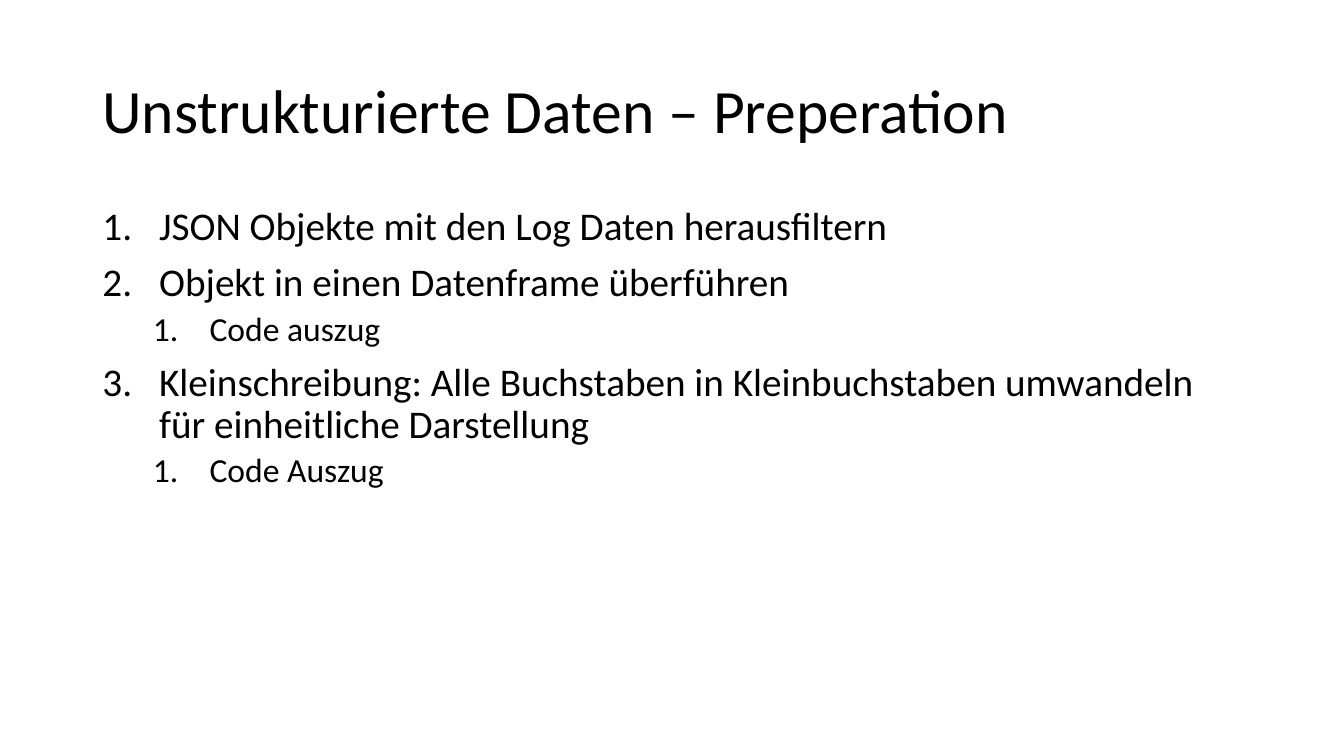
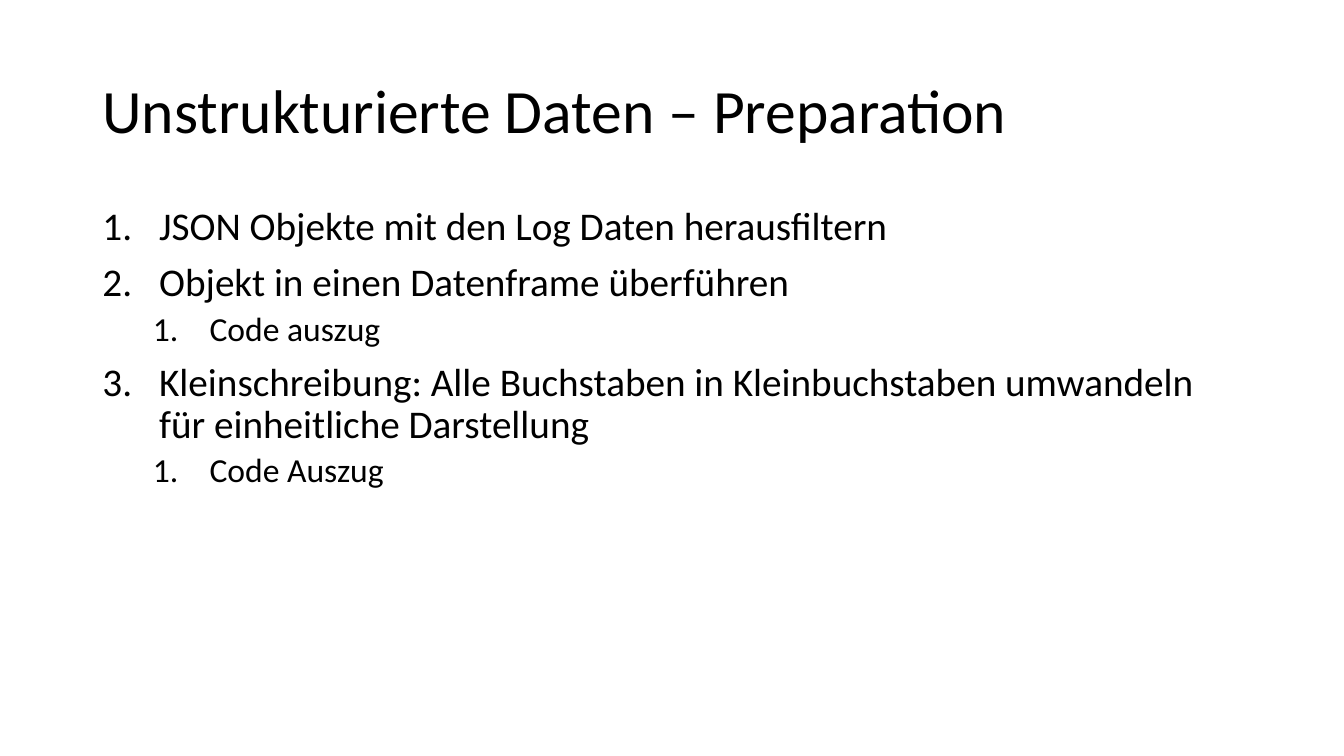
Before and after one commit to Flitschi7/big-data-management, a slide deck: slide 11 of Dokumentation HHZ Rocket Project.pptx. Drawn at 1344x756 pixels with LibreOffice and Linux fonts; fonts in the diff are those of the drawing. Boxes give left, top, right and bottom in pixels: in the first picture for what was removed or moved away, otherwise in the second. Text is boxed around its words. In the diff, an @@ line names an element or a change of style, - is before the commit and + after.

```diff
--- a/Dokumentation HHZ Rocket Project.pptx
+++ b/Dokumentation HHZ Rocket Project.pptx
@@ title at [102,90,1006,143]: text changed @@
-Unstrukturierte Daten – Preperation
+Unstrukturierte Daten – Preparation
```
Also in this commit, not shown: 3 other slides changed.
